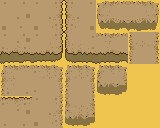
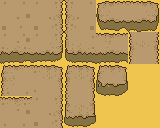
Layers edited between the first and the second 160px x 128px image:
painted on "OUTLINE" over [0, 4, 159, 128]
painted on "MAIN" over [3, 1, 159, 127]
